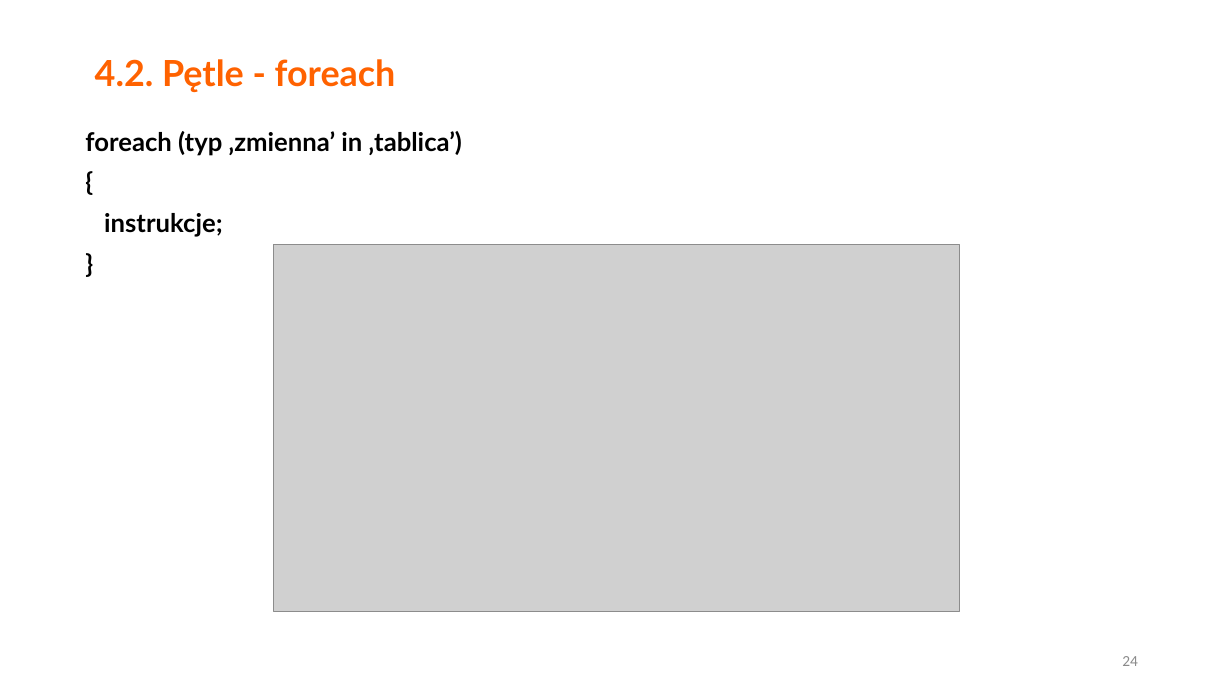
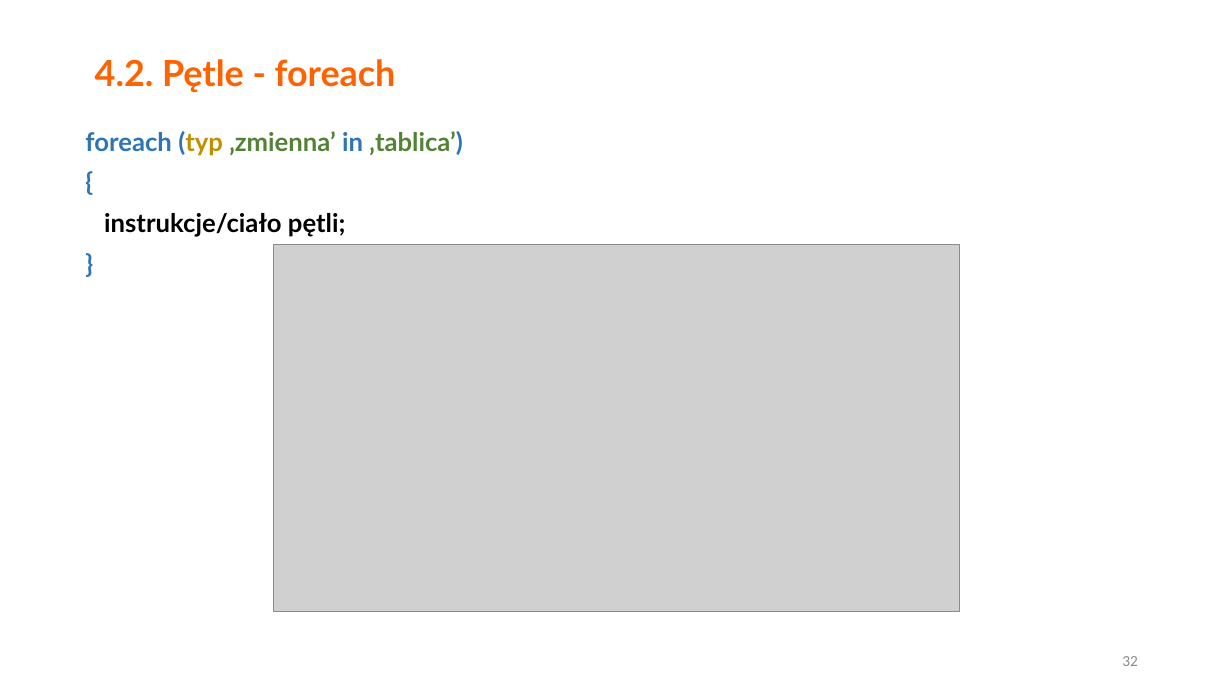
Before and after one commit to morelq/PodstawyCsharp, a slide deck: slide 32 of Podstawy Csharp v2.pptx (slide 24 before the commit). Drawn at 1232x693 pixels with LibreOffice and Linux fonts; fonts in the diff are those of the drawing; grey boxes stand for pictures. Boxes give left, top, right and bottom in pixels: in the first picture for what was removed or moved away, otherwise in the second. Text is boxed around its words. In the diff, an @@ line names an element or a change of style, - is before the commit and + after.

```diff
--- a/Podstawy Csharp v2.pptx
+++ b/Podstawy Csharp v2.pptx
@@ text at [85,131,463,156]: text colour #000000 to #2E75B6 in "foreach (typ in ‚tablica’)", "{", "}"; text colour #000000 to #BF9000 in "(typ"; text colour #000000 to #548235 in "‚zmienna’ ‚tablica’)" @@
@@ text at [104,213,346,237]: text changed @@
-instrukcje;
+instrukcje/ciało pętli;
@@ page number at [1122,656,1138,666]: text changed @@
-24
+32
```
Also in this commit, not shown: 19 other slides changed, 10 slides added, 3 slides removed, 14 other files.
